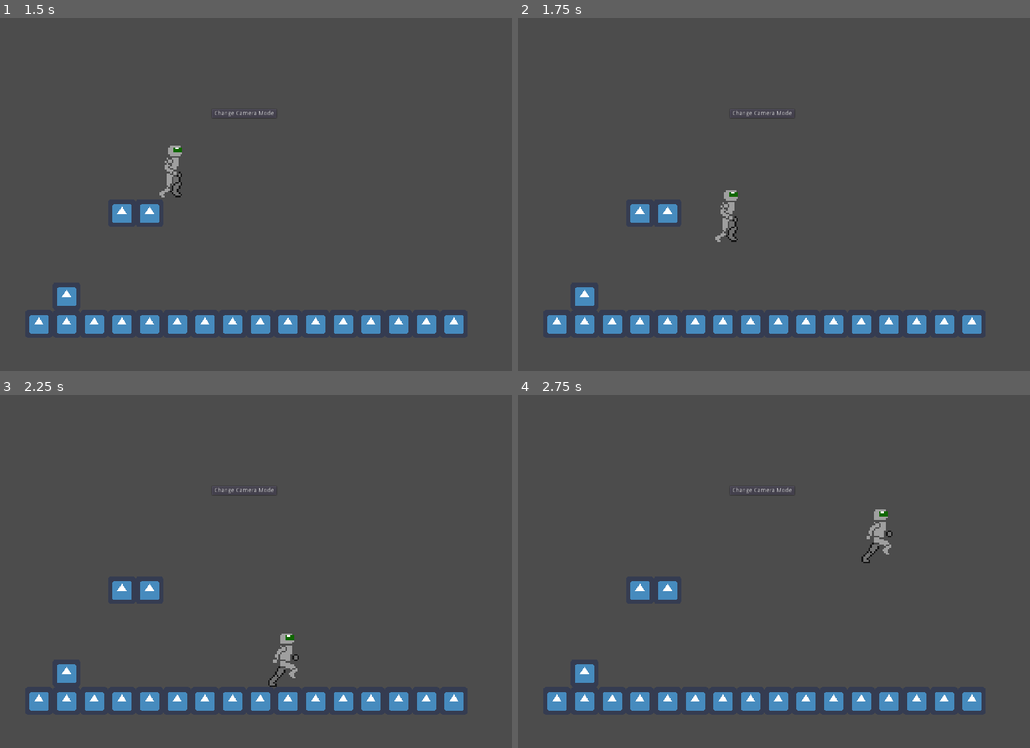
Above: before the commit, frames 1-4 (two rows, left to right).
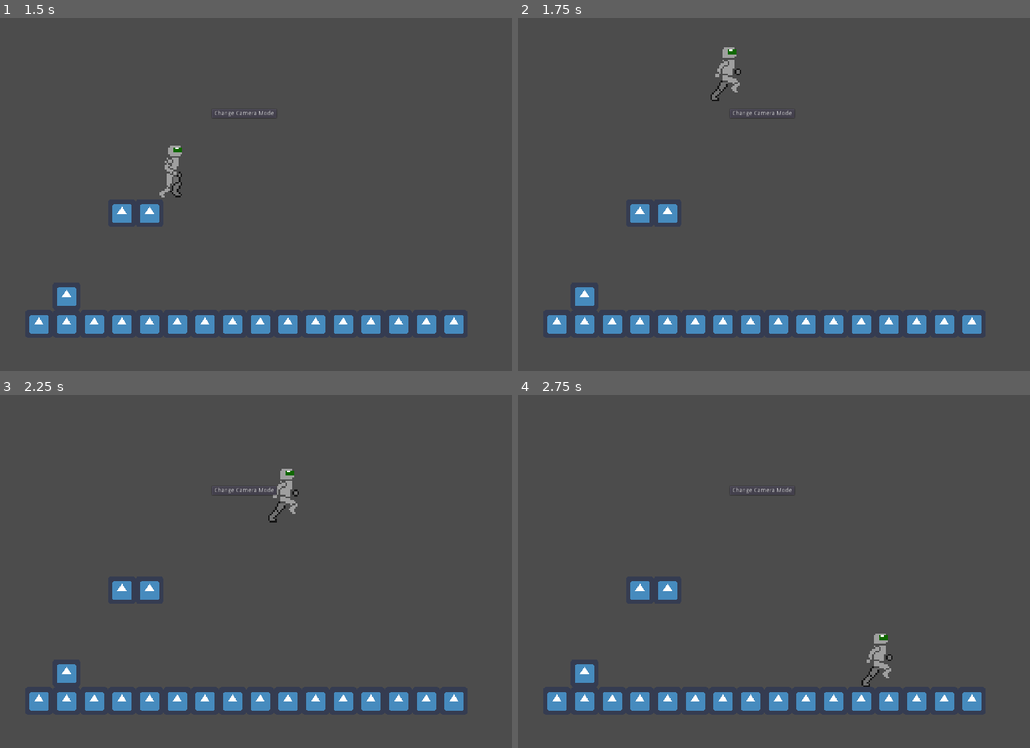
Above: after the commit, the same moments.

Repository: CRosenauer/Lost-Robot
Game: Godot game, scene res://Levels/Tony Test/Room.tscn
Same seed, same stepped clock (60 frames per second), same inputs: the game is played once before the commit and once after it. This scene is started directly instead of the project's main scene. The engine's default icon, where the game draws it, is replaced by a stand-in: a white triangle on a blue panel in a dark square.
Inputs:
- Up to frame 1 (1.5 s): click "Change Camera Mode" at 0.5 s; tap Enter at 1.25 s; hold D (InputRight) from 1.28 s (still down); tap J (InputDash) at 1.35 s
- Up to frame 2 (1.75 s): keep holding D (InputRight); tap Space (InputJump) at 1.52 s
- Up to frame 3 (2.25 s): keep holding D (InputRight); tap K (InputGrapple) at 2.1 s
- Up to frame 4 (2.75 s): keep holding D (InputRight); tap Space (InputJump) at 2.27 s

Frame 1 is identical in both runs. In frame 2, 0.7% of the frame differs, in the area x 37-44%, y 8-64%; in frame 3, 0.7%; in frame 4, 0.7%, in the area x 67-74%, y 32-83%.

Commit message:
Coyote time.

Diff:
--- a/src/Entity/StateMachine/LocomotionStateMachine.gd
+++ b/src/Entity/StateMachine/LocomotionStateMachine.gd
@@ -69,6 +69,8 @@
 	SetState(STATES.LocomotionStates.Grounded)
 
 func OnIsOnFloor(value):
+	if(m_isOnFloor && !value && GetState() != STATES.LocomotionStates.Jump):
+		$CoyoteTime.start()
 	m_isOnFloor = value
 	if(m_isOnFloor):
 		OnGrounded()
@@ -87,7 +89,7 @@
 	m_direction = nDirection
 
 func CanJump(inputArr, edgeArr):
-	return !m_disabledAbilities[ABILITIES.Jump] && (GetState() == STATES.LocomotionStates.Grounded || GetState() == STATES.LocomotionStates.Run) && (edgeArr[INPUTS.Input_Jump] == 1)
+	return !m_disabledAbilities[ABILITIES.Jump] && (GetState() == STATES.LocomotionStates.Grounded || GetState() == STATES.LocomotionStates.Run || !$CoyoteTime.is_stopped()) && (edgeArr[INPUTS.Input_Jump] == 1)
 
 func CanDoubleJump(inputArr, edgeArr):
 	if !m_disabledAbilities[ABILITIES.DoubleJump]:
@@ -117,6 +119,7 @@
 
 func OnJump():
 	SetState(STATES.LocomotionStates.Jump)
+	$CoyoteTime.stop()
 
 func OnDoubleJump():
 	m_usedDoubleJump = true
--- a/src/Entity/StateMachine/LocomotionStateMachine.tscn
+++ b/src/Entity/StateMachine/LocomotionStateMachine.tscn
@@ -5,3 +5,7 @@
 
 [node name="LocomotionStateMachine" instance=ExtResource( 1 )]
 script = ExtResource( 2 )
+
+[node name="CoyoteTime" type="Timer" parent="." index="1"]
+wait_time = 0.15
+one_shot = true
